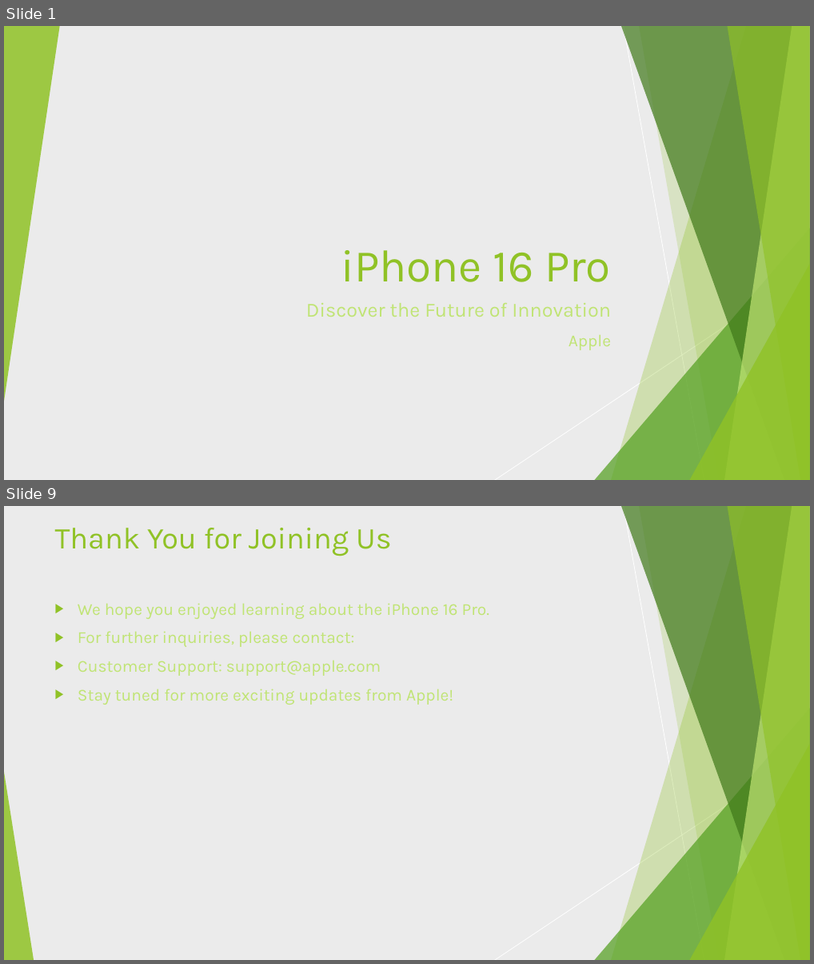
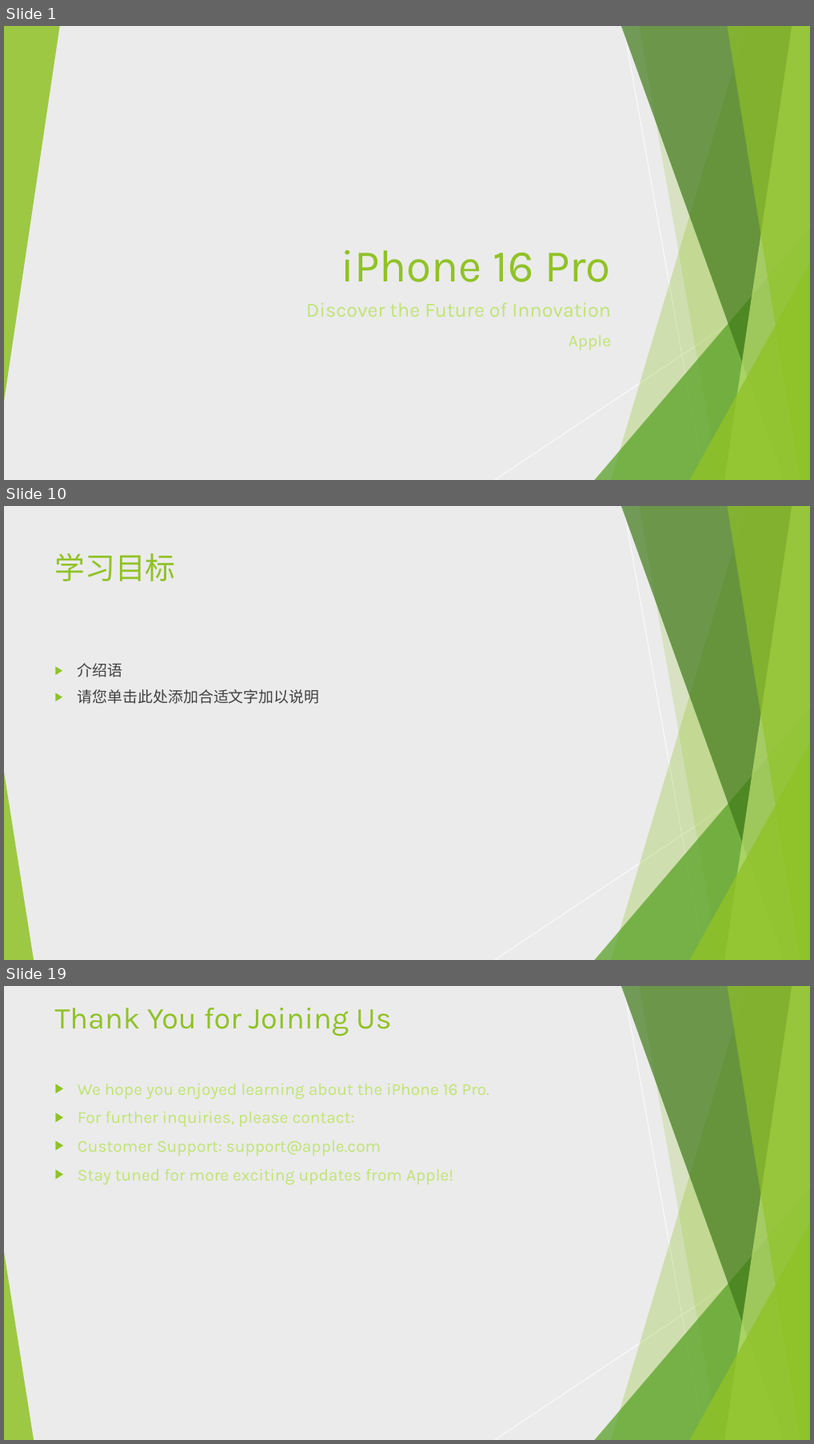
Before and after one commit to AlanHootman/ppt_assistant, a slide deck: scripts/init_data/ppt_analysis/2/Iphone16Pro.pptx. Shown one above the other, each under a label of ours: slides 1 and 9 before the commit, slides 1, 10 and 19 after it; the slides between them are not shown. The pictures are 814x964 and 814x1444 pixels, drawn with LibreOffice and Linux fonts; fonts in the diff are those of the drawing. Boxes give left, top, right and bottom in pixels: in the first picture for what was removed or moved away, otherwise in the second. Text is boxed around its words. In the diff, an @@ line names an element or a change of style, - is before the commit and + after.

```diff
--- a/scripts/init_data/ppt_analysis/2/Iphone16Pro.pptx
+++ b/scripts/init_data/ppt_analysis/2/Iphone16Pro.pptx
@@ slide 10 added at bbox=[4, 506, 810, 960], background #EBEBEB; not listed: 10 template elements that a slide beside it also shows @@
@@ title added at bbox=[55, 553, 176, 581], 36 pt, text #90C226 @@
+学习目标
@@ text added at bbox=[78, 663, 319, 704], 18 pt, text #404040 @@
+▶ 介绍语
+▶ 请您单击此处添加合适文字加以说明
@@ what was slide 9 is now slide 19 @@
```
Also in this commit, not shown: 16 other slides added, 7 slides removed, 1 other file.
